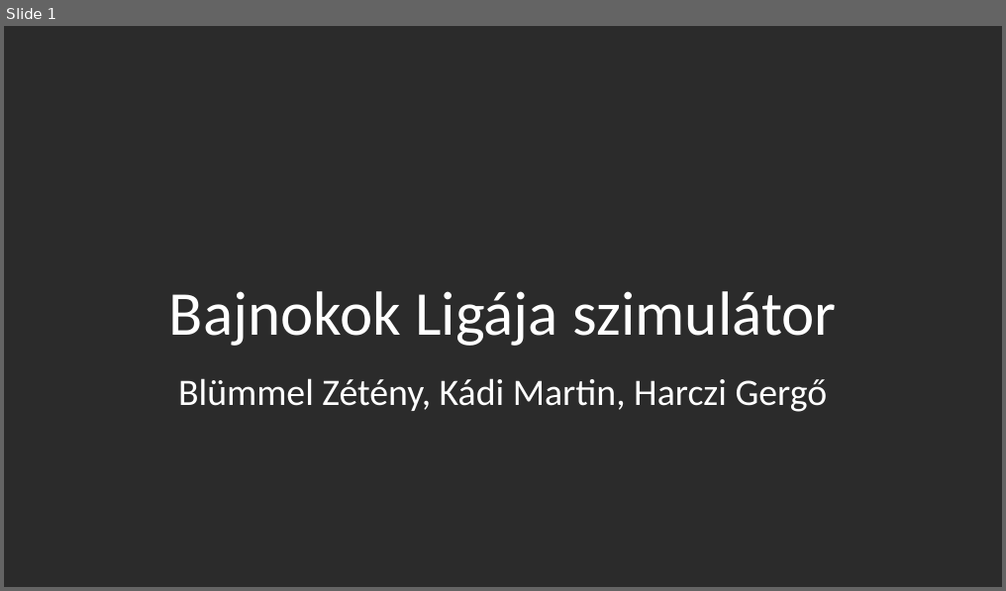
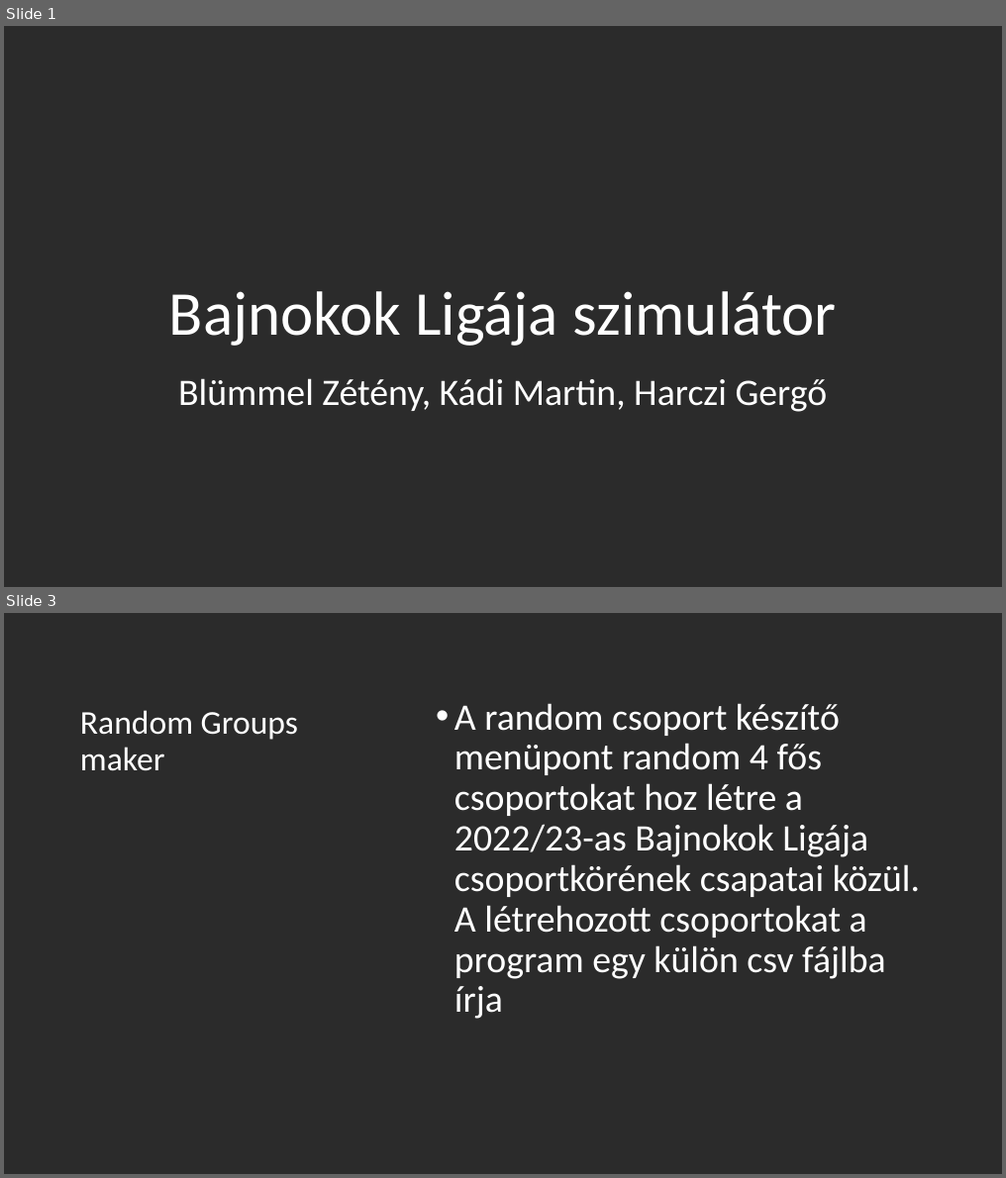
Before and after one commit to Zeteny06/Pythonprojectmunka, a slide deck: Prezentáció(elkezdve).pptx. Shown one above the other, each under a label of ours: slide 1 before the commit, slides 1 and 3 after it; the slides between them are not shown. The pictures are 1006x591 and 1006x1178 pixels, drawn with LibreOffice and Linux fonts; fonts in the diff are those of the drawing; background and template pictures are left out; a plain dark background stands for a picture behind light text. Boxes give left, top, right and bottom in pixels: in the first picture for what was removed or moved away, otherwise in the second. Text is boxed around its words. In the diff, an @@ line names an element or a change of style, - is before the commit and + after.

```diff
--- a/Prezentáció(elkezdve).pptx
+++ b/Prezentáció(elkezdve).pptx
@@ slide 3 added at (4,613,1002,1174), background picture (left out) @@
@@ title added at (80,710,298,771), 32 pt, text #FFFFFF @@
+Random Groups maker
@@ text added at (454,703,920,1019), 36 pt, text #FFFFFF @@
+• A random csoport készítő menüpont random 4 fős csoportokat hoz létre a 2022/23-as Bajnokok Ligája csoportkörének csapatai közül.
+  A létrehozott csoportokat a program egy külön csv fájlba írja
```
Also in this commit, not shown: 2 slides changed, 1 other slide added, 1 slide removed.
